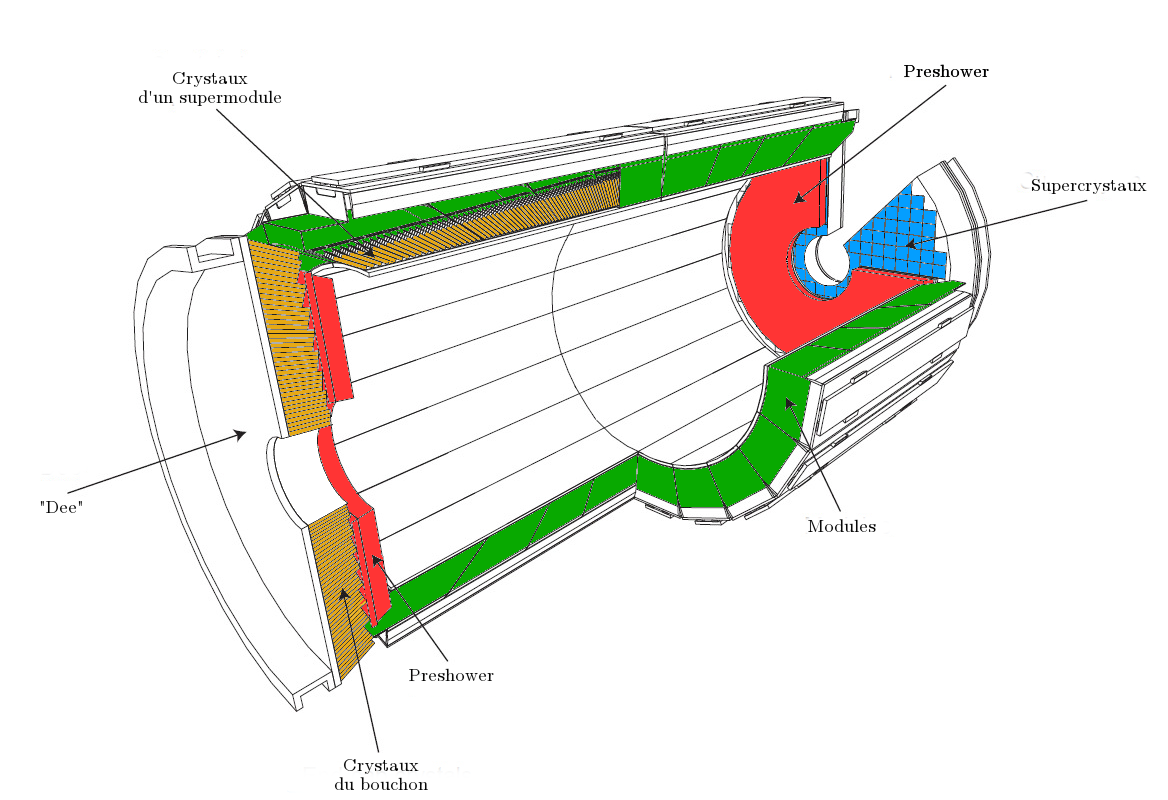
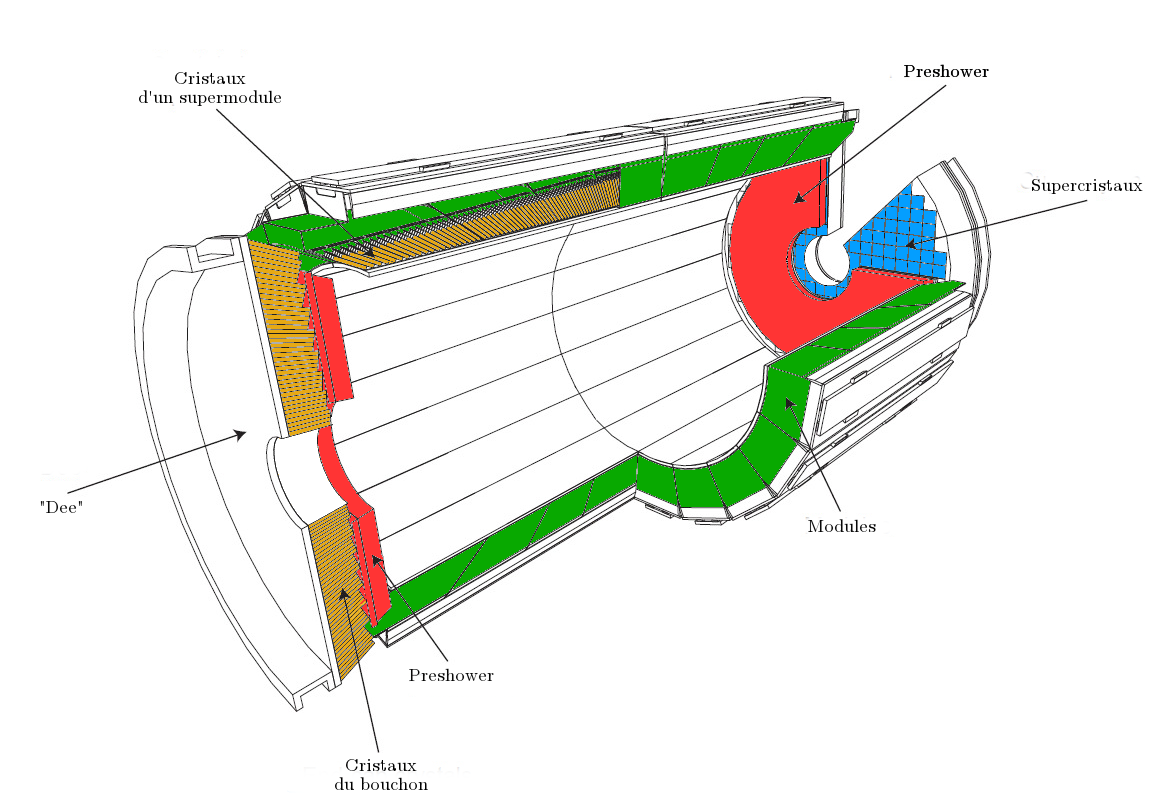
Before/after of a 1168x800 layered artwork. What changed in the layer stack:
renamed "Crystaux ..." to "Cristaux ... #1", painted on it over [334, 759, 428, 790]
renamed "Supercrystaux" to "Supercristaux", painted on it over [1031, 179, 1147, 194]
renamed "Crystaux ... #1" to "Cristaux ...", painted on it over [138, 72, 282, 106]
